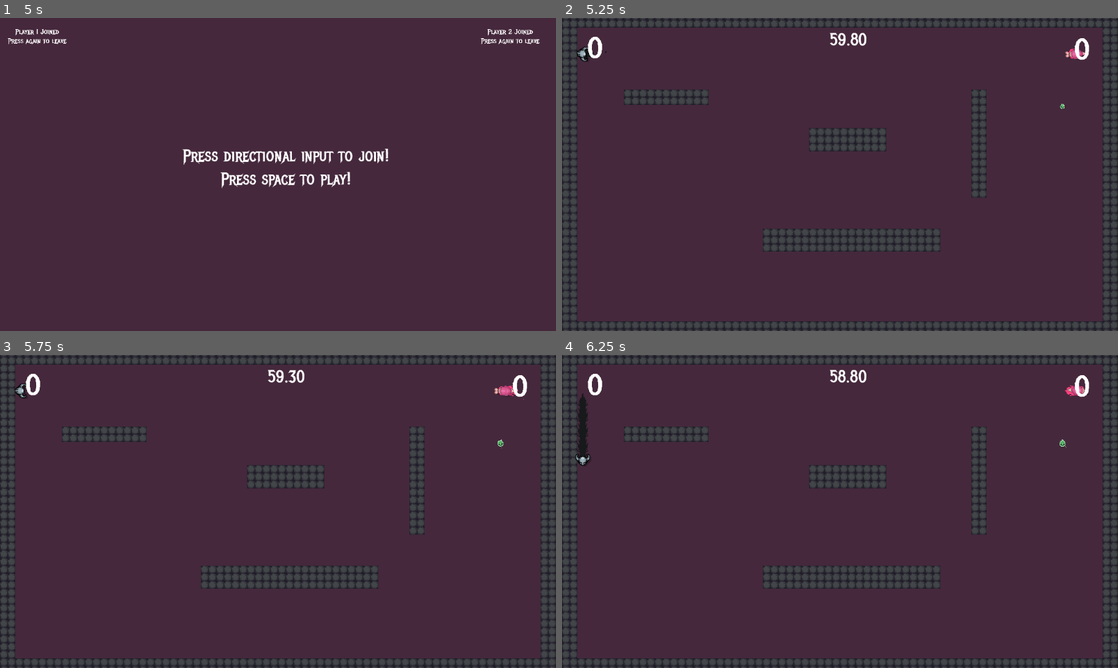
Above: before the commit, frames 1-4 (two rows, left to right).
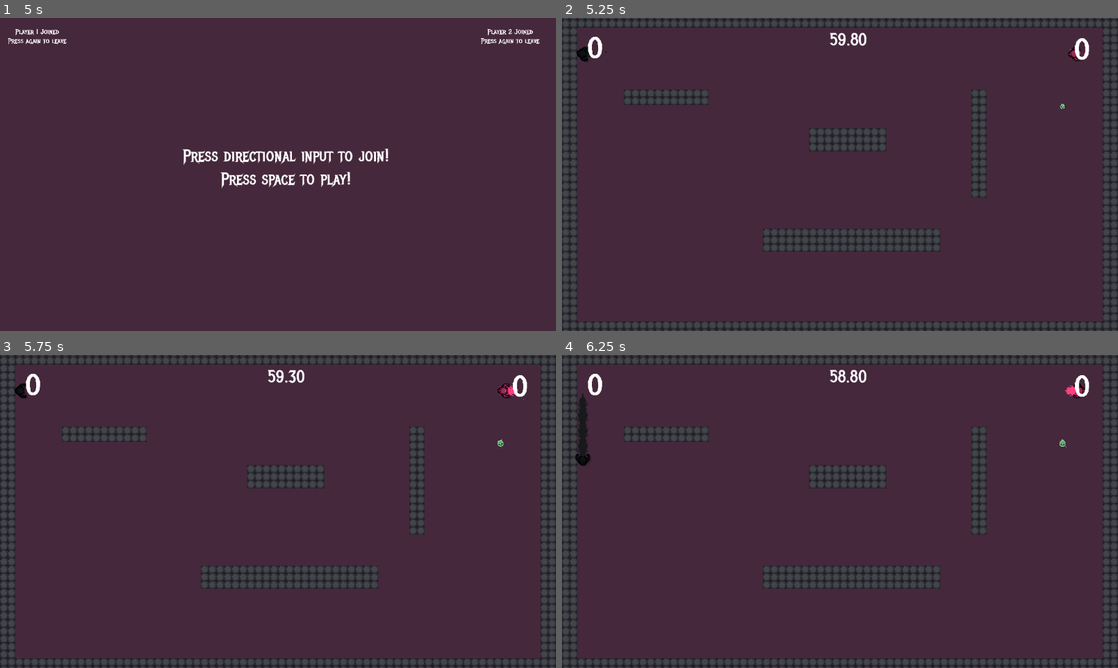
Above: after the commit, the same moments.

Repository: reniby/catfight
Game: Godot game, scene res://scenes/menu.tscn
Two runs of this game, one before a commit and one after it. Both use one fixed random seed, a clock stepped at 60 frames per second and the inputs below.
Inputs:
- Up to frame 1 (5 s): click "Timed" at 0.5 s; tap Enter (dash_p4) at 1.25, 3.6 s; hold Right (right_p1) 1.28-2.03 s; tap Shift (dash_p1) at 1.35 s; hold Down (down_p1) 2.03-2.78 s; tap Space (dash_p2) at 2.1 s; hold Right (right_p1) 2.78-3.53 s; tap Ctrl (dash_p3) at 2.85 s; hold Up (up_p1) 3.53-4.28 s; hold Left (left_p1) from 4.28 s (still down); tap G (down_p2) at 4.35 s
- Up to frame 2 (5.25 s): keep holding Left (left_p1); tap Space (dash_p2) at 5 s; tap F (left_p2) at 5.1 s
- Up to frame 3 (5.75 s): keep holding Left (left_p1)
- Up to frame 4 (6.25 s): release Left (left_p1) at 5.78 s; hold Down (down_p1) from 5.78 s (still down); tap H (right_p2) at 5.85 s

Frame 1 is identical in both runs. In frame 2, 0.1% of the frame differs, in the area x 2-95%, y 9-14%; in frame 3, 0.1%, in the area x 2-93%, y 9-14%; in frame 4, 0.1%.

Commit message:
character colors

Diff:
--- a/scenes/player.tscn
+++ b/scenes/player.tscn
@@ -1,11 +1,8 @@
-[gd_scene load_steps=24 format=3 uid="uid://dsxn5ou3e4h0t"]
+[gd_scene load_steps=16 format=3 uid="uid://dsxn5ou3e4h0t"]
 
 [ext_resource type="Script" path="res://scripts/player.gd" id="1_0pet2"]
-[ext_resource type="Texture2D" uid="uid://ddatbx2iqm4pj" path="res://assets/player_sprite.png" id="3_30e8q"]
 [ext_resource type="Texture2D" uid="uid://b2gs2mfpppkr0" path="res://assets/mc_ani_sheet.png" id="3_phkrk"]
 [ext_resource type="Texture2D" uid="uid://b8b74bj1rkxud" path="res://assets/tail_v0.0.png" id="3_vjhak"]
-[ext_resource type="Texture2D" uid="uid://dkc8dcn05ow0b" path="res://space_art/$Female_Snail.png" id="4_sfcvd"]
-[ext_resource type="Texture2D" uid="uid://cd3jnc3q1k4d0" path="res://space_art/2D Spaceship Sprites.png" id="5_mm3yy"]
 [ext_resource type="PackedScene" uid="uid://dx3230llssqwf" path="res://scenes/trail.tscn" id="5_mmvgc"]
 
 [sub_resource type="AtlasTexture" id="AtlasTexture_sp2ya"]
@@ -31,26 +28,6 @@
 [sub_resource type="AtlasTexture" id="AtlasTexture_hm4xr"]
 atlas = ExtResource("3_phkrk")
 region = Rect2(180, 0, 36, 32)
-
-[sub_resource type="AtlasTexture" id="AtlasTexture_eljj1"]
-atlas = ExtResource("3_30e8q")
-region = Rect2(0, 0, 30, 26)
-
-[sub_resource type="AtlasTexture" id="AtlasTexture_gjxun"]
-atlas = ExtResource("4_sfcvd")
-region = Rect2(0, 144, 48, 48)
-
-[sub_resource type="AtlasTexture" id="AtlasTexture_xx5cq"]
-atlas = ExtResource("4_sfcvd")
-region = Rect2(48, 144, 48, 48)
-
-[sub_resource type="AtlasTexture" id="AtlasTexture_2kdhp"]
-atlas = ExtResource("4_sfcvd")
-region = Rect2(96, 144, 48, 48)
-
-[sub_resource type="AtlasTexture" id="AtlasTexture_v8q0q"]
-atlas = ExtResource("5_mm3yy")
-region = Rect2(0, 0, 18, 20)
 
 [sub_resource type="SpriteFrames" id="SpriteFrames_tt4e7"]
 animations = [{
@@ -79,7 +56,22 @@
 }, {
 "frames": [{
 "duration": 1.0,
-"texture": SubResource("AtlasTexture_eljj1")
+"texture": SubResource("AtlasTexture_sp2ya")
+}, {
+"duration": 1.0,
+"texture": SubResource("AtlasTexture_k0w6g")
+}, {
+"duration": 1.0,
+"texture": SubResource("AtlasTexture_0qf5w")
+}, {
+"duration": 1.0,
+"texture": SubResource("AtlasTexture_72dis")
+}, {
+"duration": 1.0,
+"texture": SubResource("AtlasTexture_ra4m8")
+}, {
+"duration": 1.0,
+"texture": SubResource("AtlasTexture_hm4xr")
 }],
 "loop": true,
 "name": &"indigo_idle",
@@ -87,13 +79,22 @@
 }, {
 "frames": [{
 "duration": 1.0,
-"texture": SubResource("AtlasTexture_gjxun")
-}, {
-"duration": 1.0,
-"texture": SubResource("AtlasTexture_xx5cq")
-}, {
-"duration": 1.0,
-"texture": SubResource("AtlasTexture_2kdhp")
+"texture": SubResource("AtlasTexture_sp2ya")
+}, {
+"duration": 1.0,
+"texture": SubResource("AtlasTexture_k0w6g")
+}, {
+"duration": 1.0,
+"texture": SubResource("AtlasTexture_0qf5w")
+}, {
+"duration": 1.0,
+"texture": SubResource("AtlasTexture_72dis")
+}, {
+"duration": 1.0,
+"texture": SubResource("AtlasTexture_ra4m8")
+}, {
+"duration": 1.0,
+"texture": SubResource("AtlasTexture_hm4xr")
 }],
 "loop": true,
 "name": &"pink_idle",
@@ -101,7 +102,22 @@
 }, {
 "frames": [{
 "duration": 1.0,
-"texture": SubResource("AtlasTexture_v8q0q")
+"texture": SubResource("AtlasTexture_sp2ya")
+}, {
+"duration": 1.0,
+"texture": SubResource("AtlasTexture_k0w6g")
+}, {
+"duration": 1.0,
+"texture": SubResource("AtlasTexture_0qf5w")
+}, {
+"duration": 1.0,
+"texture": SubResource("AtlasTexture_72dis")
+}, {
+"duration": 1.0,
+"texture": SubResource("AtlasTexture_ra4m8")
+}, {
+"duration": 1.0,
+"texture": SubResource("AtlasTexture_hm4xr")
 }],
 "loop": true,
 "name": &"red_idle",
@@ -166,8 +182,7 @@
 
 [node name="Anim" type="AnimatedSprite2D" parent="."]
 sprite_frames = SubResource("SpriteFrames_tt4e7")
-animation = &"blue_idle"
-frame_progress = 0.564295
+animation = &"red_idle"
 
 [node name="CPUParticles2D" type="CPUParticles2D" parent="."]
 amount = 4
--- a/scripts/player.gd
+++ b/scripts/player.gd
@@ -74,6 +74,7 @@
 	trail.default_color = character_skin[player]["color"]
 	particles.color = character_skin[player]['color']
 	hit_particles.color = character_skin[player]['color']
+	anim.modulate = character_skin[player]['color']
 
 func _physics_process(delta):
 	#var left = camera.get_viewport_rect().size.x/2 * -1
@@ -131,7 +132,7 @@
 		dash_timer.start()
 		var tween = get_tree().create_tween()
 		tween.tween_property(anim, "modulate", Color.RED, 0.5)
-		tween.tween_property(anim, "modulate", Color.WHITE, 0.5)
+		tween.tween_property(anim, "modulate", Color(character_skin[player]['color']), 0.5)
 
 	anim.rotation = lerp_angle(anim.rotation, atan2(velocity.x, -velocity.y), delta*10.0)
 	shadow_anim.rotation = lerp_angle(shadow_anim.rotation, atan2(velocity.x, -velocity.y), delta*10.0)
